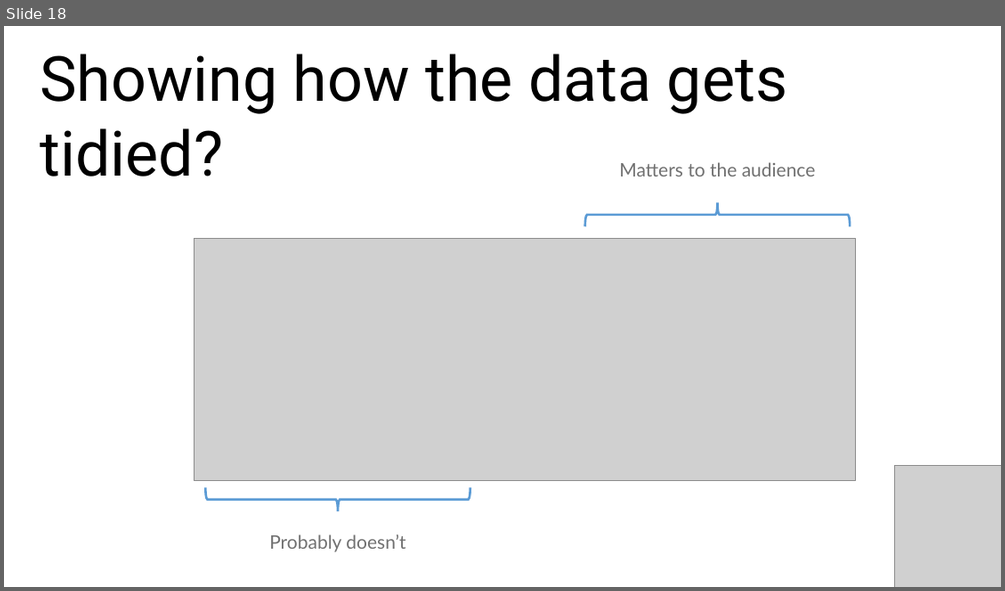
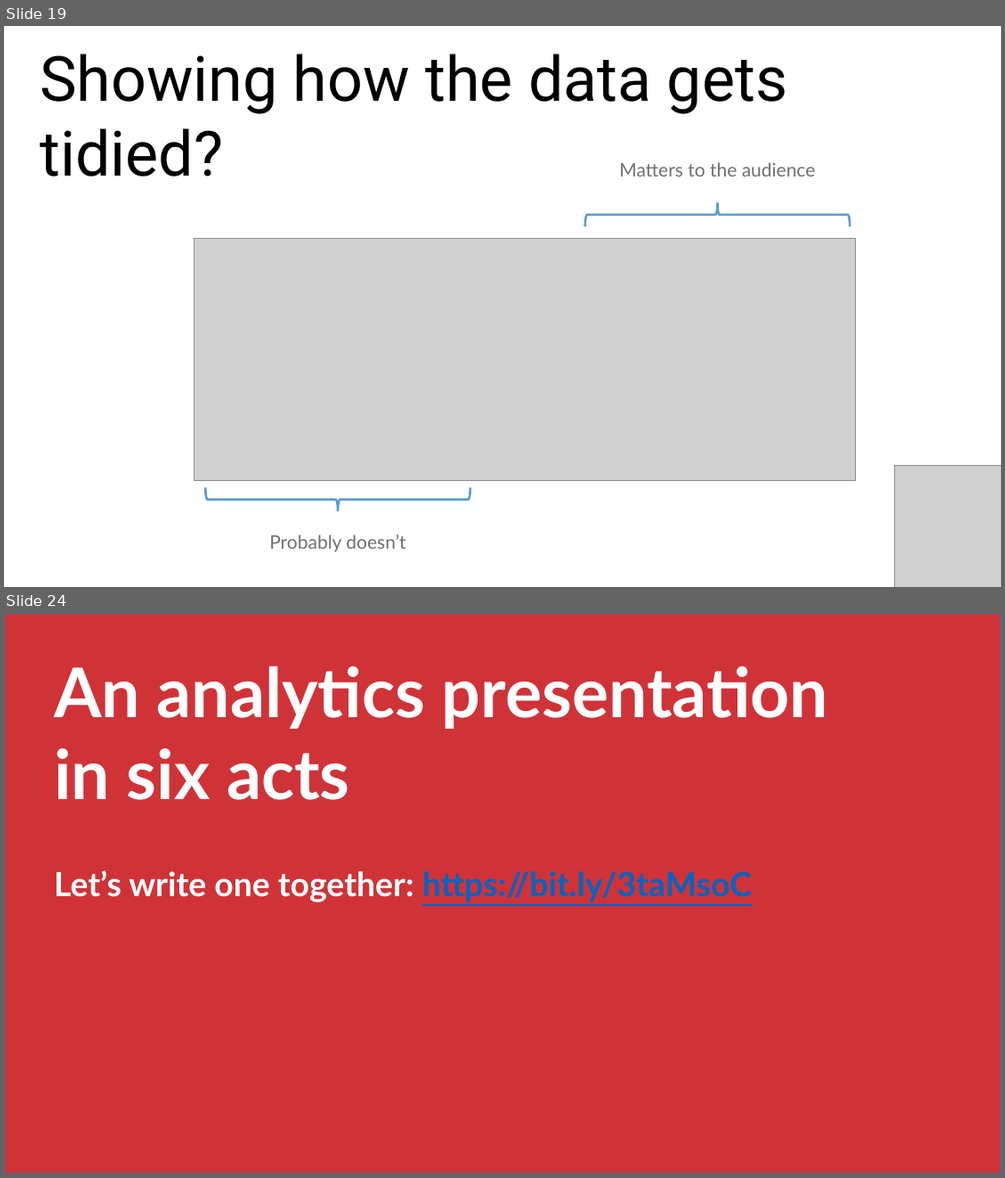
Before and after one commit to stringfestdata/aina-foundations-of-analytics, a slide deck: aina-foundations-of-analytics.pptx. Shown one above the other, each under a label of ours: slide 18 before the commit, slides 19 and 24 after it; the slides between them are not shown. The pictures are 1005x591 and 1005x1178 pixels, drawn with LibreOffice and Linux fonts; fonts in the diff are those of the drawing; grey boxes stand for pictures. Boxes give left, top, right and bottom in pixels: in the first picture for what was removed or moved away, otherwise in the second. Text is boxed around its words. In the diff, an @@ line names an element or a change of style, - is before the commit and + after.

```diff
--- a/aina-foundations-of-analytics.pptx
+++ b/aina-foundations-of-analytics.pptx
@@ slide 24 added at (x1=4, y1=613, x2=1001, y2=1174), background #FFFFFF @@
@@ rectangle added at (x1=4, y1=613, x2=1001, y2=1174), fill #CF3338, outline #43739E 1 pt @@
@@ text added at (x1=54, y1=666, x2=829, y2=902), 32 pt, text #FFFFFF, bold @@
+An analytics presentation in six acts
+Let’s write one together: https://bit.ly/3taMsoC
@@ what was slide 18 is now slide 19 @@
```
Also in this commit, not shown: 9 slides changed, 3 other slides added, 2 other files.
